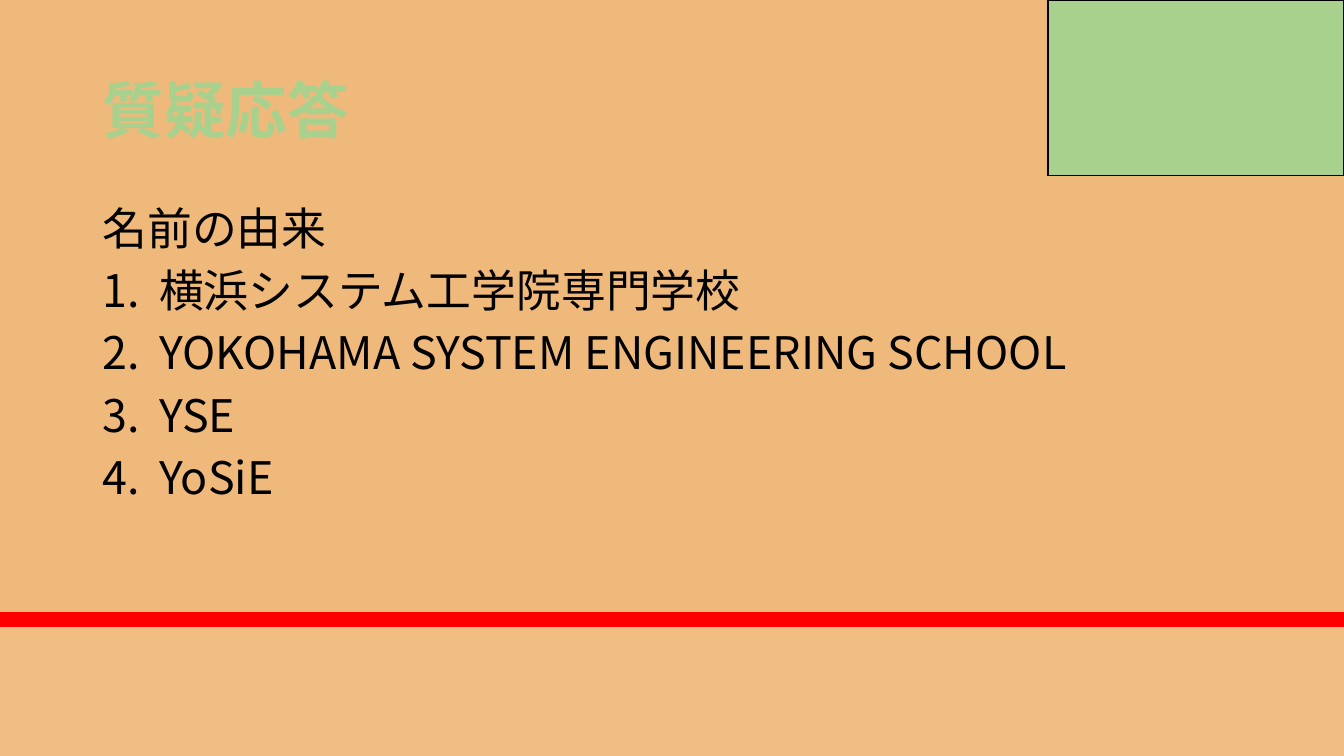
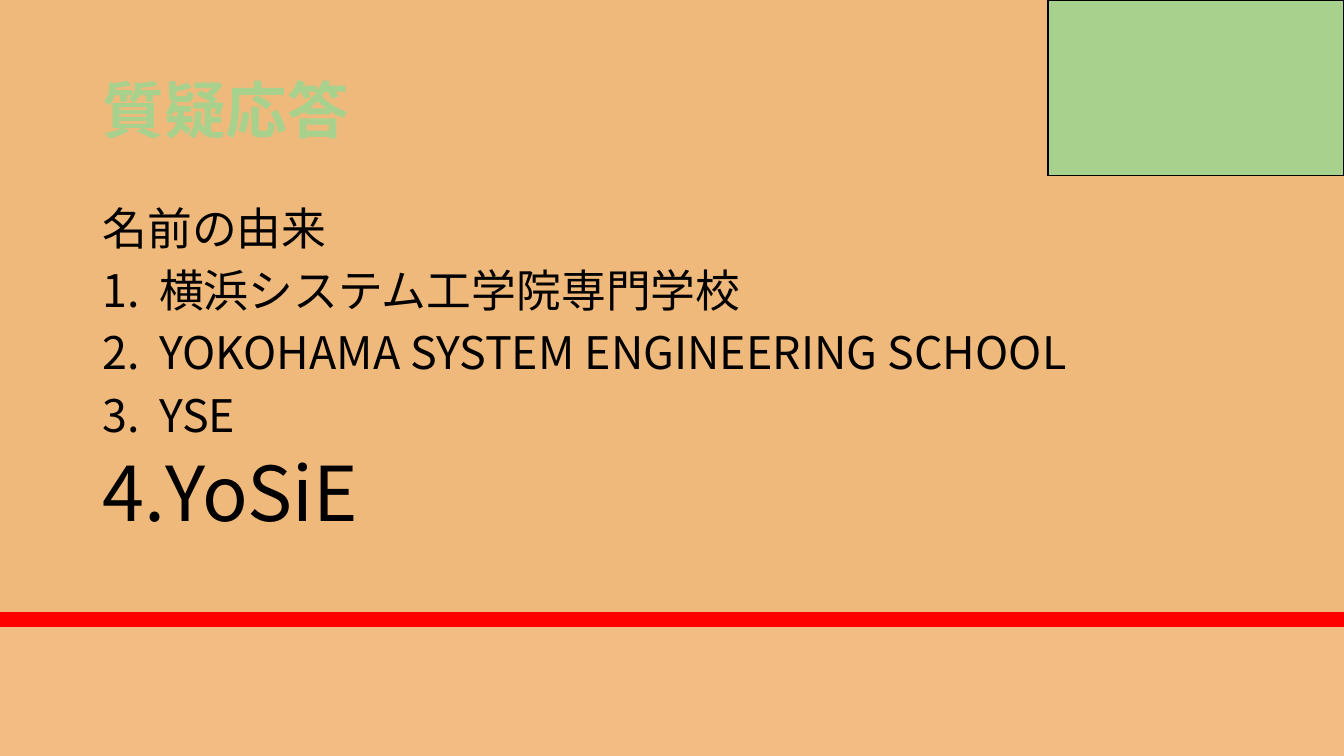
Before and after one commit to RikiishiSuzunosuke/AIspeaker_yosie, a slide deck: slide 33 of presentation/AIスピーカー開発_3_main.pptx (slide 32 before the commit). Drawn at 1344x756 pixels with LibreOffice and Linux fonts; fonts in the diff are those of the drawing. Boxes give left, top, right and bottom in pixels: in the first picture for what was removed or moved away, otherwise in the second. Text is boxed around its words. In the diff, an @@ line names an element or a change of style, - is before the commit and + after.

```diff
--- a/presentation/AIスピーカー開発_3_main.pptx
+++ b/presentation/AIスピーカー開発_3_main.pptx
@@ text at (102,462,358,522): size 32 to 54 pt in "YoSiE" @@
```
Also in this commit, not shown: 9 other slides changed, 6 slides added, 4 other files.
